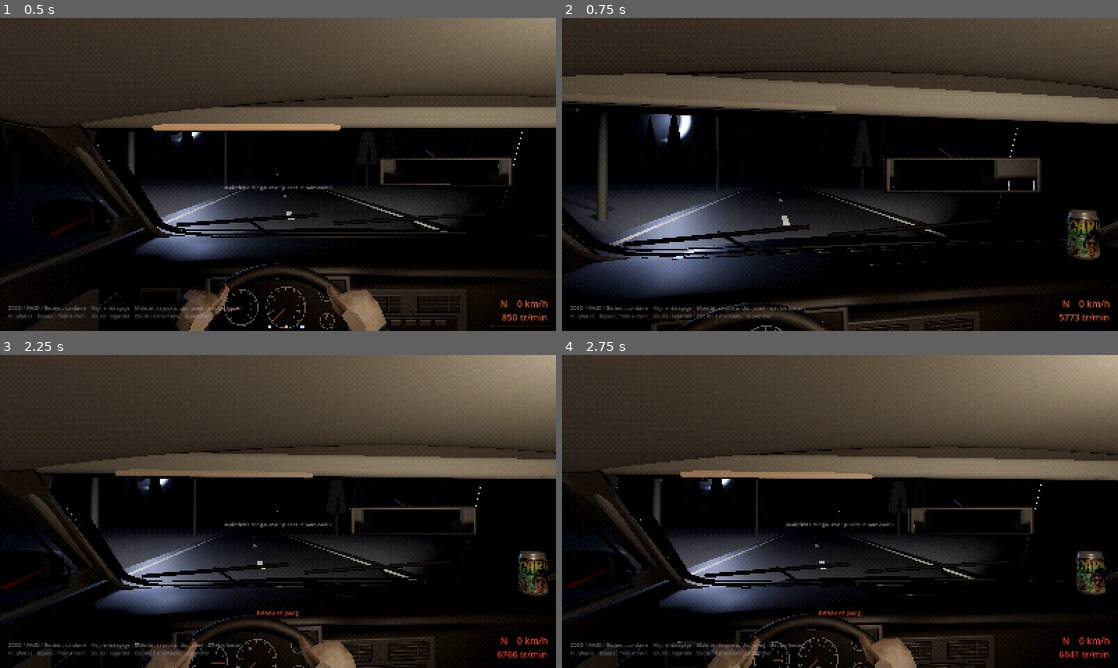
Above: before the commit, frames 1-4 (two rows, left to right).
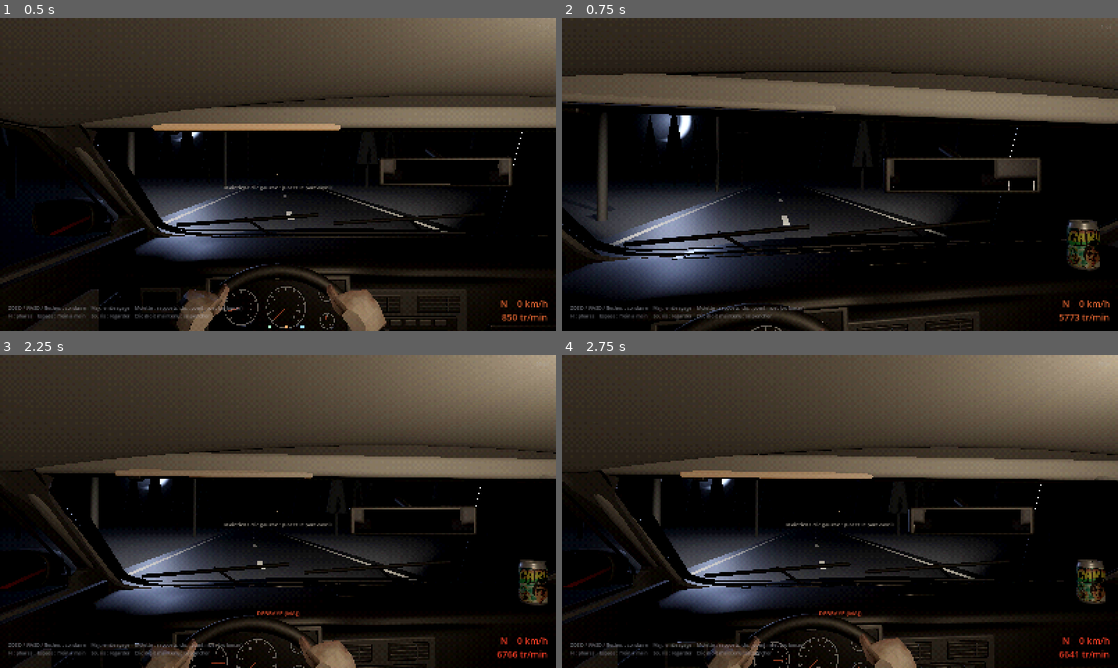
Above: after the commit, the same moments.

Repository: Klaatutu/CarGame
Game: Godot game, scene res://scenes/main.tscn
Two runs of this game, one before a commit and one after it. Both use one fixed random seed, a clock stepped at 60 frames per second and the inputs below.
Inputs (mouse positions are in pixels of both pictures, inside the frame that each line leads up to):
- Up to frame 1 (0.5 s): no input
- Up to frame 2 (0.75 s): tap Enter at 0.5 s; move the mouse to (867, 174) at 0.52 s; hold W (accelerate) from 0.53 s (still down); hold Right mouse button (aim_weapon) from 0.53 s (still down); click (867, 174) at 0.67 s
- Up to frame 3 (2.25 s): keep holding W (accelerate); move the mouse to (250, 511) at 1.27 s; release Right mouse button (aim_weapon) at 1.28 s; tap Shift (clutch) at 1.35 s; move the mouse to (289, 505) at 2.02 s; hold Mouse wheel down (gear_down) from 2.03 s (still down)
- Up to frame 4 (2.75 s): keep holding W (accelerate); keep holding Mouse wheel down (gear_down)

Frame 1 is identical in both runs. In frame 2, 0.9% of the frame differs, in the area x 90-97%, y 60-81%; in frame 3, 0.7%; in frame 4, 0.7%.

Commit message:
Surfaces de depose : relevees sur le maillage, et le galbe compte
probe_surfaces.gd, tout juste recupere, a trouve deux boites fausses des
qu'on l'a pointe sur l'etat courant. Le defaut ne se lisait dans aucune
coordonnee : il fallait la carte du maillage reel.

- La casquette flottait de 8 a 22 mm. Un seul plan a 0,955 sur toute sa
  profondeur, alors que la tole est galbee : 0,933 au ras du pare-brise,
  0,947 en arriere sur le capot des compteurs.
- La planche passager flottait de 35 mm, et son emprise etait fausse deux
  fois. Elle courait jusqu'a z -0.50, soit 6 cm au-dessus du vide — la
  tole s'arrete a -0.56, apres quoi c'est la boite a gants. Et son bord
  x 0.75 mordait sur le montant A, qui monte a 1,09 : couverture 73 %.

Chaque morceau est maintenant deux bandes qui suivent le galbe, calees
sur le point HAUT de ce qu'elles couvrent. Le sens du calage n'est pas
symetrique : un plan trop haut fait leviter l'objet, un plan trop bas
l'enfonce dans la tole, et l'enfoncement est le pire des deux. C'est ce
qui decide des grilles de degivrage — assez petites pour qu'on les ignore
(21 et 3 triangles), mais elles DEPASSENT, et les negliger mettait le
plan 5 mm sous elles.

Ecart au maillage : 0 a 15 mm au lieu de 0 a 35, couverture 100 % au lieu
de 73. Les 92 % qui restent sur la casquette avant sont structurels : les
coins ou le pare-brise coupe la planche en biais.

Verifie : -- packtest prend et repose le paquet, qui tient a
l'acceleration, a 0,82 g lateraux et au freinage d'urgence, et decroche
au choc. Rétrécir ces boites retrecit aussi les parois (_surface declare
une surface de visee ET une boite pleine) : -- throwtest balaie 60
lancers dans tout l'eventail, 0 fuite, depassement maxi 0,000 m.

Diff:
--- a/scripts/cabin.gd
+++ b/scripts/cabin.gd
@@ -422,12 +422,36 @@
 	# La console EST son propre obstacle : une seule boite, pas un dessus pose
 	# sur un caisson, sinon les deux se chevauchent et ejectent ce qui traine.
 	_surface(Vector3(0.26, 0.28, 0.84), Vector3(0.0, 0.460, -0.24))     # console
-	# Planche de bord en deux morceaux JOINTIFS, pas superposes : la casquette
-	# pleine largeur au ras du pare-brise (z -0.92 a -0.70), puis la partie
-	# profonde cote passager (z -0.70 a -0.50). Cote conducteur cette
-	# derniere est occupee par le bloc compteurs, d'ou l'absence de boite.
-	_surface(Vector3(1.45, 0.20, 0.22), Vector3(0.0, 0.855, -0.81))     # haut de planche
-	_surface(Vector3(0.70, 0.20, 0.20), Vector3(0.40, 0.855, -0.60))    # planche passager
+	# Planche de bord en morceaux JOINTIFS, pas superposes : la casquette pleine
+	# largeur au ras du pare-brise, puis la partie profonde cote passager. Cote
+	# conducteur cette derniere est occupee par le bloc compteurs, d'ou l'absence
+	# de boite.
+	#
+	# Les cotes sont RELEVEES SUR LE MAILLAGE (tools/probe_surfaces.gd), pas
+	# estimees : un seul plan a 0,955 sur toute la planche faisait flotter ce
+	# qu'on y posait de 8 a 22 mm sur la casquette, et de 35 mm sur la partie
+	# passager. Un objet qui levite au-dessus de la tole se voit tout de suite.
+	#
+	# La casquette est GALBEE : elle sort a 0,933 au ras du pare-brise et monte a
+	# 0,947 en arriere, sur le capot des compteurs. Deux bandes la suivent, la
+	# seconde calee sur le point HAUT de ce qu'elle couvre — un plan sous le
+	# maillage enfoncerait l'objet dans la tole, ce qui est pire que le flottement
+	# qu'on corrige.
+	# Chaque bande est calee sur les grilles de degivrage, qui DEPASSENT de la
+	# tole : les ignorer parce qu'elles sont petites (21 et 3 triangles) mettait
+	# le plan 5 mm sous elles, et un objet pose la s'enfoncait dans la grille.
+	_surface(Vector3(1.40, 0.20, 0.14), Vector3(0.0, 0.845, -0.85))     # casquette, avant
+	_surface(Vector3(1.40, 0.20, 0.08), Vector3(0.0, 0.850, -0.74))     # casquette, arriere
+	# La planche passager s'arrete a z -0.57 : au-dela c'est le vide au-dessus de
+	# la boite a gants, et la boite s'y etendait de 6 cm. Elle s'arrete aussi a
+	# x 0.70 — a 0.75 son emprise mordait sur le montant A, qui monte a 1,09 et
+	# tirait la couverture de la sonde a 73 %.
+	#
+	# Elle plonge vers l'arriere (0,944 au ras de la casquette, 0,915 au bord),
+	# d'ou deux bandes ici aussi : un plan unique faisait flotter de 29 mm ce
+	# qu'on posait au bord, la ou la tole redescend vers la boite a gants.
+	_surface(Vector3(0.65, 0.20, 0.065), Vector3(0.375, 0.844, -0.6675))  # planche pass., avant
+	_surface(Vector3(0.65, 0.20, 0.065), Vector3(0.375, 0.830, -0.6025))  # planche pass., arriere
 	# Plancher en deux morceaux, de part et d'autre du tunnel de console, et sur
 	# TOUTE la longueur de l'habitacle : arrete aux pieds, un objet qui glisse
 	# vers l'arriere tombait dans le vide.
Not shown, added: tools/probe_surfaces.gd.uid
Not shown, changed: README.md
